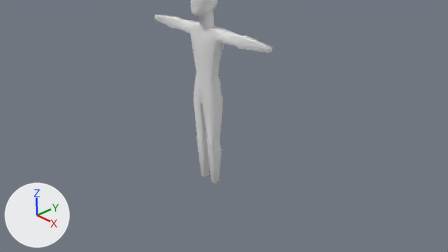
A saved change to the Blender file Assets/models/characters/robot01/robot01.blend.
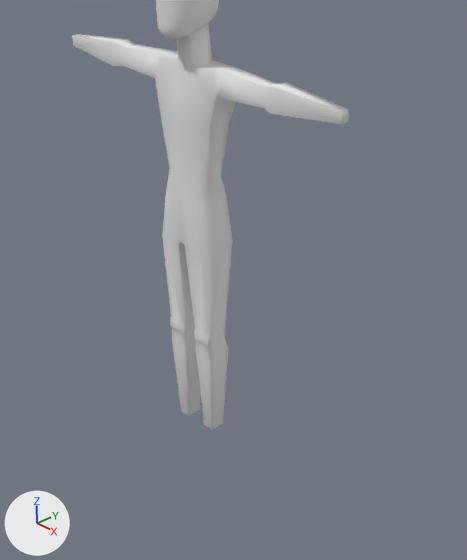
The first picture shows the older version from the file's camera 'Camera'. The close-ups show both versions on the part from 28% to 72% of the width and 0% to 95% of the height of that picture. Every picture has the same lights, and +X, +Y and +Z are marked at lower left.

The scene before the commit, as lines of its bpy script (objects in view):
```python
me_cube = bpy.data.meshes.new('Cube')
me_cube.from_pydata(...)  # 134 vertices, 127 faces; spans x 0.0..8.54, y -1.55..1.53, z -6.06..1.68
me_cube.polygons.foreach_set('use_smooth', [True] * 127)
me_cube.materials.append(mat_material)  # white #e7e7e7
me_cube_001 = bpy.data.meshes.new('Cube.001')
me_cube_001.from_pydata(...)  # 16 vertices, 14 faces; spans x -1.0..1.0, y -1.0..1.0, z -1.0..1.0
me_cube_001.polygons.foreach_set('use_smooth', [True] * 14)
me_cube_001.materials.append(mat_material)  # white #e7e7e7
ob_body = bpy.data.objects.new('body', me_cube)
ob_body.location = (0.0, 0.0, 2.18)
ob_body.scale = (0.206, 0.127, 0.518)
_m = ob_body.modifiers.new('Mirror', 'MIRROR')
ob_head = bpy.data.objects.new('head', me_cube_001)
ob_head.location = (0.0, -0.04, 3.33)
ob_head.scale = (0.249, 0.32, 0.455)
_m = ob_head.modifiers.new('Subsurf', 'SUBSURF')
_m.levels = 2
```
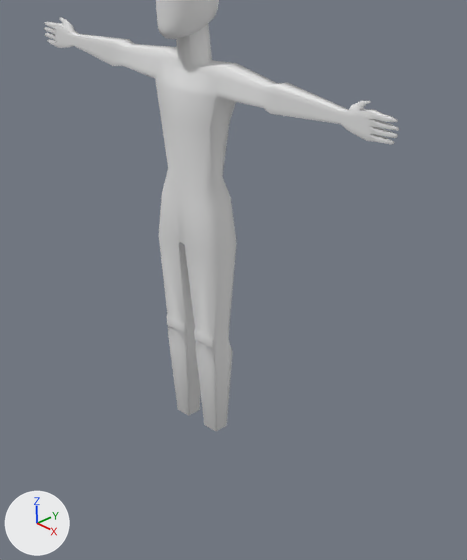
Changed parts and their boxes [x1, y1, x2, y2] in the close-ups (467 x 560 px):
'body', reshaped (28% wider): before [72, 23, 349, 429]; after [44, 17, 399, 431]
part 1 of me_cube, built on: before [72, 35, 349, 429]; after [44, 17, 399, 431]

The edits, one by one:
me_cube is used by ob_body; location (0.0, 0.0, 2.18); scale (0.206, 0.127, 0.518).
me_cube had 134 vertices, 127 faces and spanned x 0.0..8.54, y -1.55..1.53, z -6.06..1.68.
me_cube now has 302 vertices, 292 faces and spans x 0.0..11.13, y -1.55..1.53, z -6.06..1.68.
Part 1, on me_cube:
13 faces are deleted.
32 vertices in x 1.0..1.66, y -1.53..1.53, z -6.06..-1.42 move by (0.26, 0.0, 0.0).
3 vertices in x 1.92, y -0.02..1.22, z 1.0 move by (0.0, 0.0, 0.07).
4 vertices move from x 1.0..1.35, y -1.0..1.0, z -1.0 to x 1.1..1.44, y -1.0..1.0, z -1.0.
130 vertices are added at x 0.0..11.13, y -1.36..1.45, z 0.55..1.13.
12 new vertices lie (0.0, 0.0, 0.07) away from vertices in x 8.86..10.68, y -0.13..0.58, z 0.57..0.91.
8 new vertices lie (0.0, 0.0, 0.06) away from vertices in x 10.29..10.72, y 0.02..0.45, z 0.69..0.8.
6 new vertices lie (0.0, 0.1, 0.0) away from vertices in x 9.7..11.13, y 0.16..0.26, z 0.59..1.13.
6 new vertices lie (0.0, 0.0, 0.11) away from vertices in x 5.03..9.83, y -0.59..1.0, z 0.55..0.78.
6 new vertices lie (0.0, 0.0, 0.09) away from vertices in x 4.53..9.36, y -0.42..0.85, z 0.59..0.78.
178 new faces join them.
